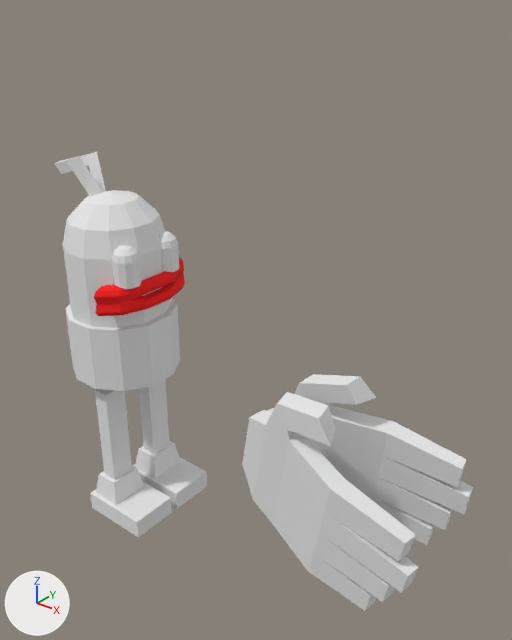
Renders of the glTF model duck2/duck.glb from each side of a commit.
The view is the same before and after, from a camera (50 mm lens) standing at (3.87, -3.2, 2.93) and looking at (1.22, 0.11, 0.88). The lights are fixed; the arrows at lower left show +X, +Y and +Z. The picture after the commit comes second. Both versions are drawn at frame 4 of the action 'attack3'; the numbers are the values there.

Before the edit, the objects in view are built like this:
```python
me_mesh_4 = bpy.data.meshes.new('Mesh_4')
me_mesh_4.from_pydata(...)  # 78 vertices, 150 faces; spans x -0.39..0.36, y -0.38..0.38, z -0.26..1.37
me_mesh_4.materials.append(mat_material_2)  # its picture is missing
ob_body = bpy.data.objects.new('body', None)
ob_body.parent = ob_root
ob_body.location = (0.0, 0.0, 0.25)
ob_body_mesh = bpy.data.objects.new('body_mesh', me_mesh_4)
ob_body_mesh.parent = ob_body
ob_body_mesh.location = (0.0, 0.0, 0.188)
ob_left_leg = bpy.data.objects.new('left_leg', None)
ob_left_leg.parent = ob_root
ob_left_leg.location = (0.0312, 0.219, -0.25)
ob_right_leg = bpy.data.objects.new('right_leg', None)
ob_right_leg.parent = ob_root
ob_right_leg.location = (0.0312, -0.219, -0.25)
# also in view: 'right_leg_mesh' at (0.03, -0.22, -0.5); 'hand_right_mesh' at (2.0, -0.2, 0.06); 'right_eye_mesh' at (0.31, -0.19, 1.14); 'left_leg_mesh' at (0.03, 0.22, -0.5); 'left_boot_mesh' at (0.16, 0.22, -0.91)
```
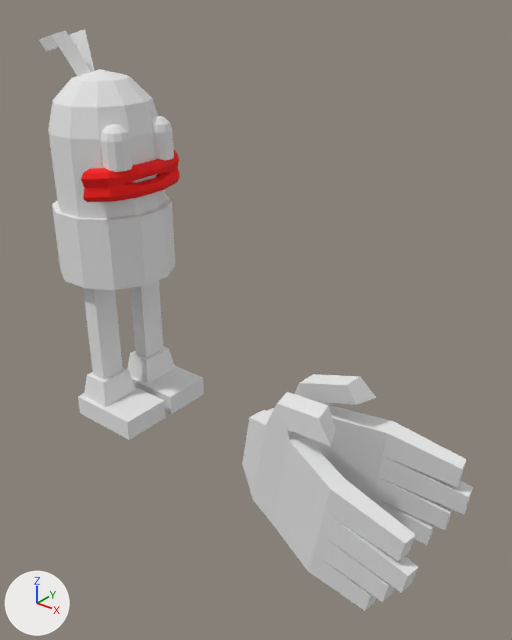
ob_right_leg is not drawn itself; it is the parent of ob_right_leg_mesh, ob_right_boot.
ob_left_leg is not drawn itself; it is the parent of ob_left_leg_mesh, ob_left_boot.
ob_body is not drawn itself; it is the parent of ob_body_mesh, ob_pants_mesh, ob_face.

The edits, one by one:
Object 'right_leg' (ob_right_leg) moves from (0.0312, -0.219, -0.25) to (0.0312, -0.219, 0.688).
Object 'left_leg' (ob_left_leg) moves from (0.0312, 0.219, -0.25) to (0.0312, 0.219, 0.688).
Object 'body' (ob_body) moves from (0.0, 0.0, 0.25) to (0.0, 0.0, 1.062).

Boxes [x1, y1, x2, y2] around the edits, measured in the pictures (512 x 640 px):
'body_mesh', moved: before [54, 152, 172, 328]; after [39, 29, 166, 219]
'pants_mesh', moved: before [65, 297, 180, 391]; after [52, 195, 175, 290]
'right_boot_mesh', moved: before [90, 465, 172, 537]; after [78, 367, 166, 440]
'left_boot_mesh', moved: before [133, 441, 207, 508]; after [127, 346, 204, 414]
'lips_mesh', moved: before [94, 257, 185, 316]; after [81, 150, 180, 202]
'right_leg_mesh', moved: before [95, 389, 132, 480]; after [83, 288, 123, 379]
'left_leg_mesh', moved: before [139, 379, 169, 454]; after [130, 280, 163, 358]
'right_eye_mesh', moved: before [112, 245, 142, 289]; after [101, 124, 133, 172]
'left_eye_mesh', moved: before [159, 231, 179, 272]; after [152, 116, 174, 160]
